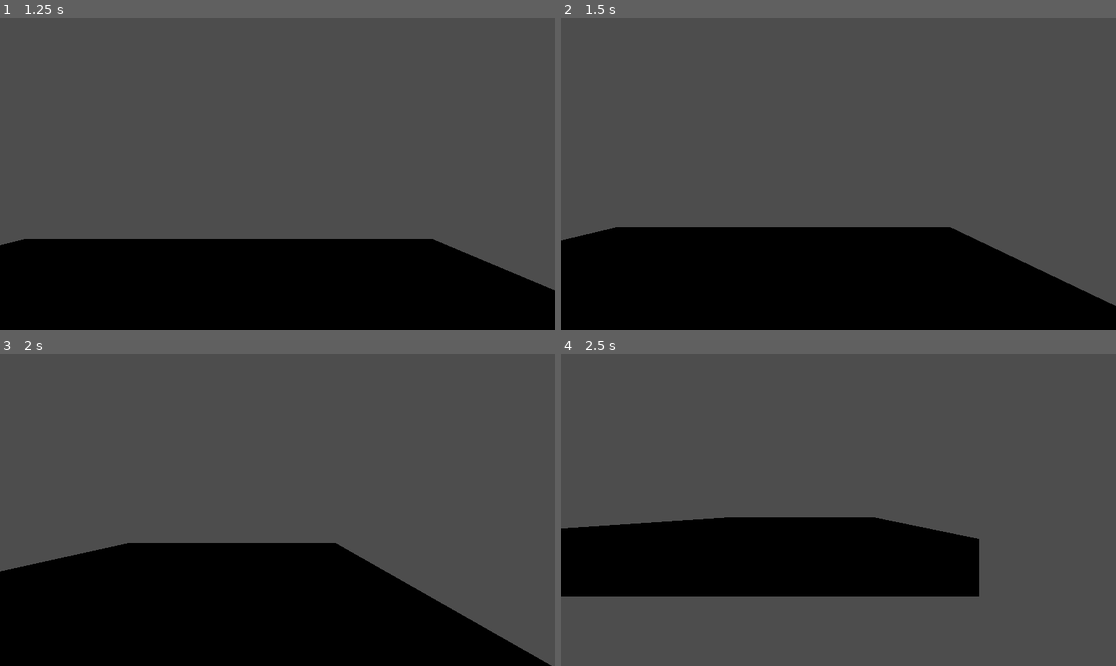
Above: before the commit, frames 1-4 (two rows, left to right).
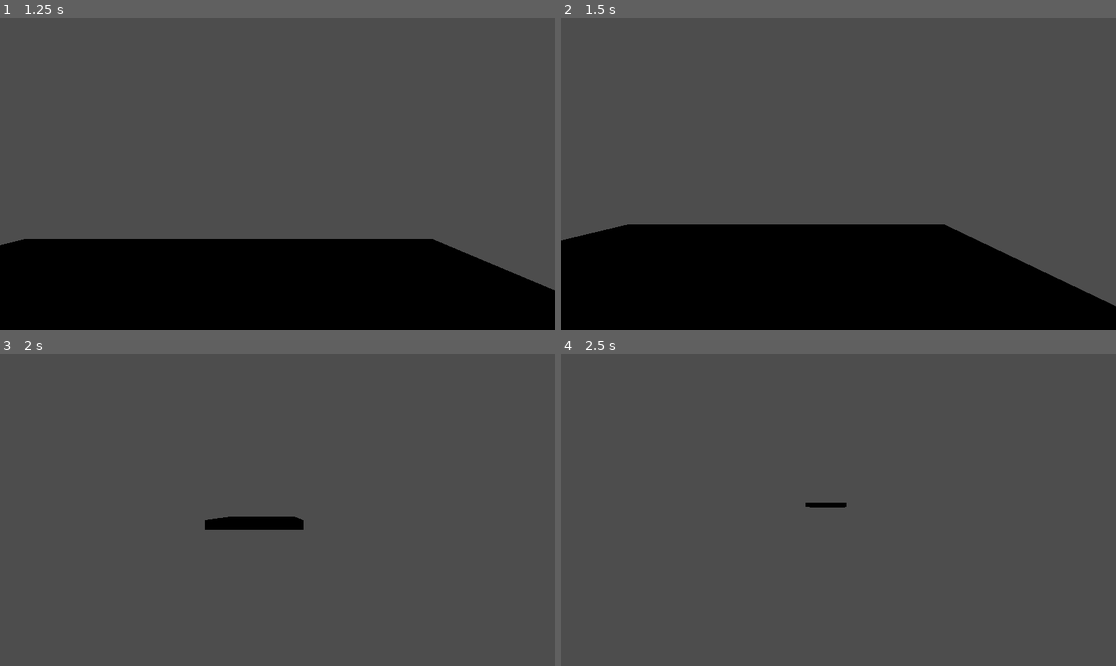
Above: after the commit, the same moments.

Repository: PropFault/GDeXe
Game: Godot game, scene res://maps/main.tscn
Two runs of this game, one before a commit and one after it. Both use one fixed random seed, a clock stepped at 60 frames per second and the inputs below.
Inputs:
- Up to frame 1 (1.25 s): hold D (right) from 0.53 s (still down); hold Shift (mvntMode) from 0.53 s (still down)
- Up to frame 2 (1.5 s): release D (right) at 1.28 s; release Shift (mvntMode) at 1.28 s; hold S (down) from 1.28 s (still down); tap Shift (mvntMode) at 1.35 s
- Up to frame 3 (2 s): keep holding S (down)
- Up to frame 4 (2.5 s): release S (down) at 2.03 s; hold D (right) from 2.03 s (still down); hold Shift (mvntMode) from 2.03 s (still down)

Frame 1 is identical in both runs. In frame 2, 0.5% of the frame differs, in the area x 2-100%, y 66-93%; in frame 3, 31%, in the area x 0-100%, y 52-100%; in frame 4, 18%.

Commit message:
upd

Diff:
--- a/gdexe/scripts/player/player.gd
+++ b/gdexe/scripts/player/player.gd
@@ -30,7 +30,9 @@
 				movement_speed = walk_speed
 				movement_accel_factor = walk_accel_factor
 			var mvmtDir = Vector3(_input.movementInput.x,0.0 ,  _input.movementInput.y)
-			var vDelta = movement_speed - (self.linear_velocity * mvmtDir).length() #TODO: Fix movement being sluggish when reversing direction.
+			print("mvmtDir * movement_speed ", (mvmtDir * movement_speed), "v: ", self.linear_velocity)
+			var vDelta = (mvmtDir * movement_speed - self.linear_velocity).length() #TODO: Fix movement being sluggish when reversing direction.
+			#TODO: add graphing stuff
 			if(vDelta < 0.0):
 				vDelta = 0.0
 			print("vDelta: ", vDelta, " movInp: ", _input.movementInput, " v: ", self.linear_velocity)
